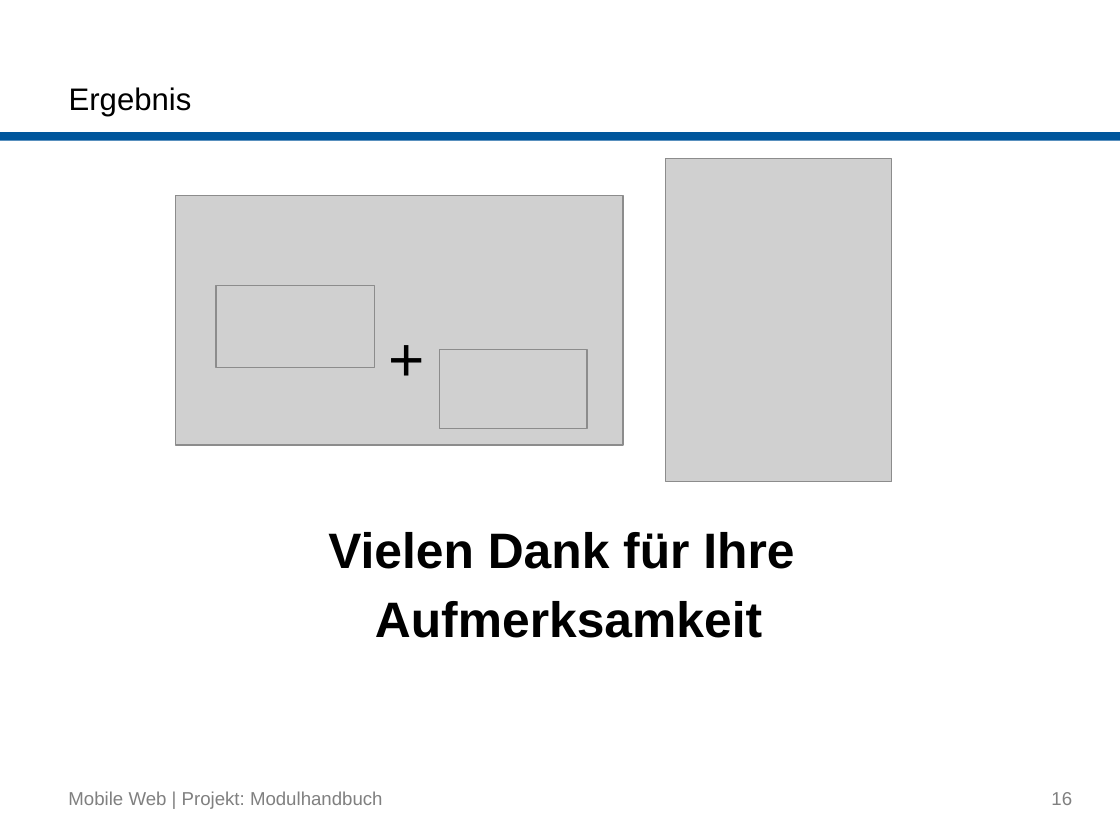
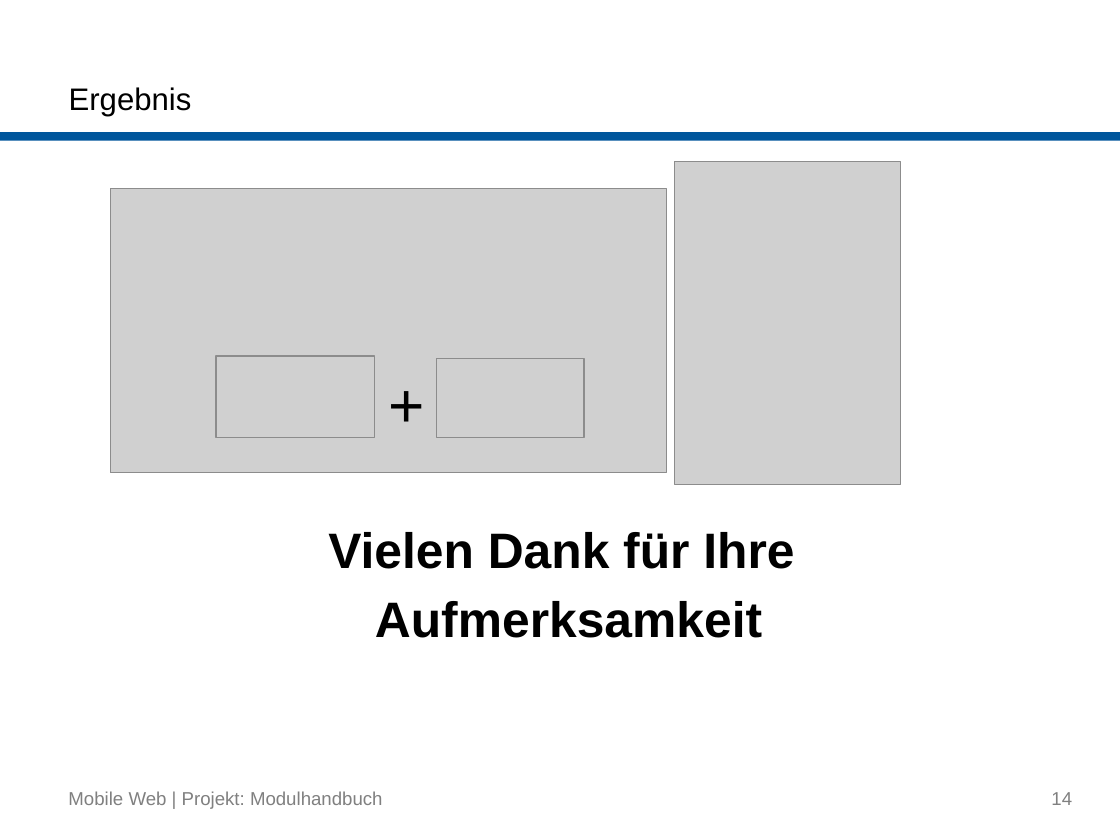
Before and after one commit to buk/mobile-web-modulhandbuch, a slide deck: slide 14 of presentation/2015-07-09_Mobile-Web_Gruppe-Modulhandbuch.pptx (slide 16 before the commit). Drawn at 1120x840 pixels with LibreOffice and Linux fonts; fonts in the diff are those of the drawing; grey boxes stand for pictures; background and template pictures are left out. Boxes give left, top, right and bottom in pixels: in the first picture for what was removed or moved away, otherwise in the second. Text is boxed around its words. In the diff, an @@ line names an element or a change of style, - is before the commit and + after.

```diff
--- a/presentation/2015-07-09_Mobile-Web_Gruppe-Modulhandbuch.pptx
+++ b/presentation/2015-07-09_Mobile-Web_Gruppe-Modulhandbuch.pptx
@@ picture: place and size @@
-picture at bbox=[665, 159, 892, 482]
+picture at bbox=[674, 161, 900, 484]
@@ picture: place and size @@
-picture at bbox=[176, 196, 623, 446]
+picture at bbox=[110, 188, 665, 473]
@@ picture: place and size @@
-picture at bbox=[216, 286, 375, 367]
+picture at bbox=[216, 356, 375, 438]
@@ picture: place and size @@
-picture at bbox=[439, 349, 587, 429]
+picture at bbox=[437, 358, 585, 438]
@@ text "+": place and size @@
-text "+" at bbox=[377, 315, 437, 401]
+text "+" at bbox=[377, 360, 437, 446]
@@ page number at bbox=[1051, 792, 1072, 805]: text changed @@
-16
+14
```
Also in this commit, not shown: 1 other slide changed, 3 slides removed.
